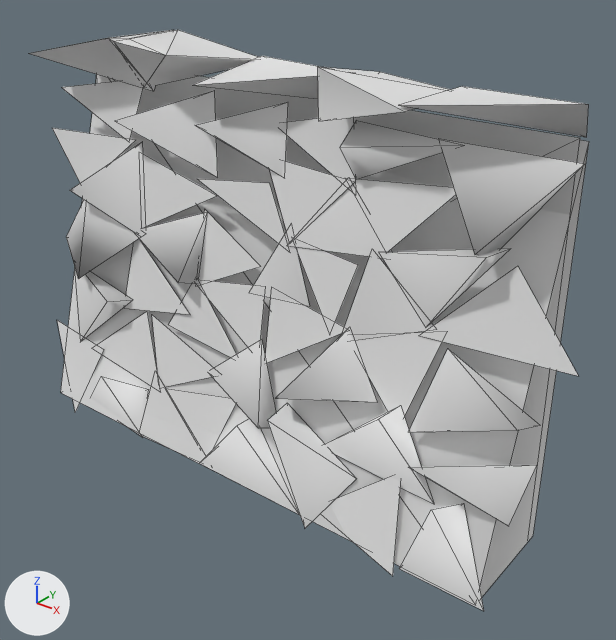
The glTF model game/assets/props/SM_StoneWall_4m.glb as it was, and as the next commit left it.
Both versions are drawn from a camera (50 mm lens) standing at (3.63, -3.96, 3.76) and looking at (0.33, 0.16, 1.2). Every picture has the same lights, and +X, +Y and +Z are marked at lower left. The older version comes first. Mesh edges are drawn as thin lines. Vertices at exactly the same position are counted once.

In view in the first picture: 'SM_StoneWall_4m'.
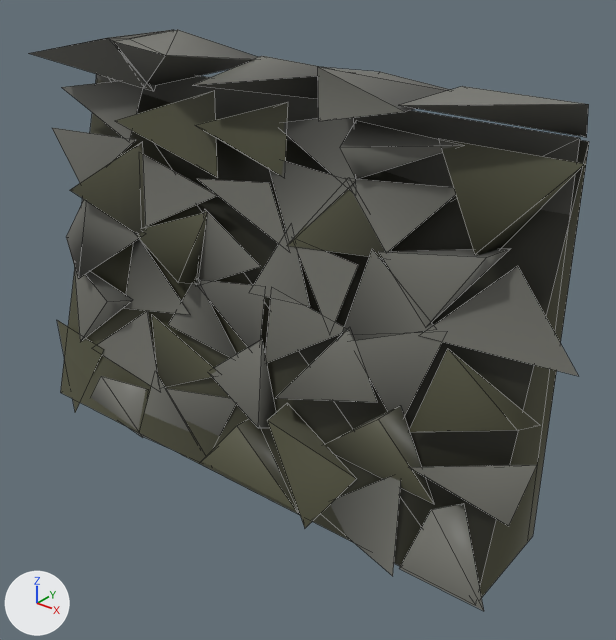
Scene script edits in JSON lines:
```json
{"op": "add", "block": "mat_x_prop", "code": "n2 = _N.new('ShaderNodeMix'); n2.name = 'Mix'"}
{"op": "add", "block": "mat_x_prop", "code": "n2.data_type = 'RGBA'"}
{"op": "add", "block": "mat_x_prop", "code": "n2.blend_type = 'MULTIPLY'"}
{"op": "add", "block": "mat_x_prop", "code": "n2.inputs[0].default_value = 1.0  # 'Factor'"}
{"op": "add", "block": "mat_x_prop", "code": "n2.inputs[7].default_value = (0.8, 0.8, 0.8, 1.0)  # 'B', white #e7e7e7"}
{"op": "add", "block": "mat_x_prop", "code": "n3 = _N.new('ShaderNodeVertexColor'); n3.name = 'Color Attribute'"}
{"block": "mat_x_prop", "where": "n0 = _N.new('ShaderNodeBsdfPrincipled'); n0.name = 'Principled BSDF'"}
{"op": "add", "block": "mat_x_prop", "code": "_L.new(n2.outputs[2], n0.inputs[0])  # 'Result' to 'Base Color'"}
{"op": "add", "block": "mat_x_prop", "code": "_L.new(n3.outputs[0], n2.inputs[6])  # 'Color' to 'A'"}
{"block": "me_sm_stonewall_4m_001", "where": "me_sm_stonewall_4m_001.from_pydata(...)  # 178 vertices, 118 faces; spans x -2.2..2.3, y -0.38..0.53, z -0.13..2.96"}
{"block": "me_sm_stonewall_4m_001", "where": "# used by ob_sm_stonewall_4m; location = (0.0, 0.0, 0.0)"}
{"block": "me_sm_stonewall_4m_001", "change": "me_sm_stonewall_4m_001 part 1: vertex colours changed"}
```

Changed parts and their boxes [x1, y1, x2, y2] in the pictures (616 x 640 px):
```json
{"object": "SM_StoneWall_4m", "change": "recoloured", "before": [29, 30, 589, 611], "after": [29, 30, 589, 611], "on screen": "darker"}
```
